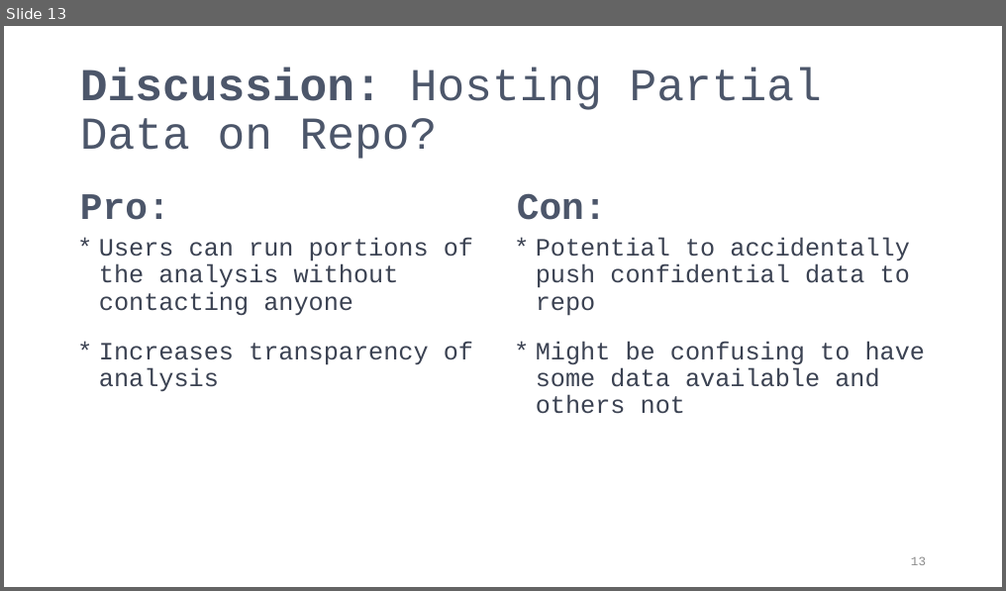
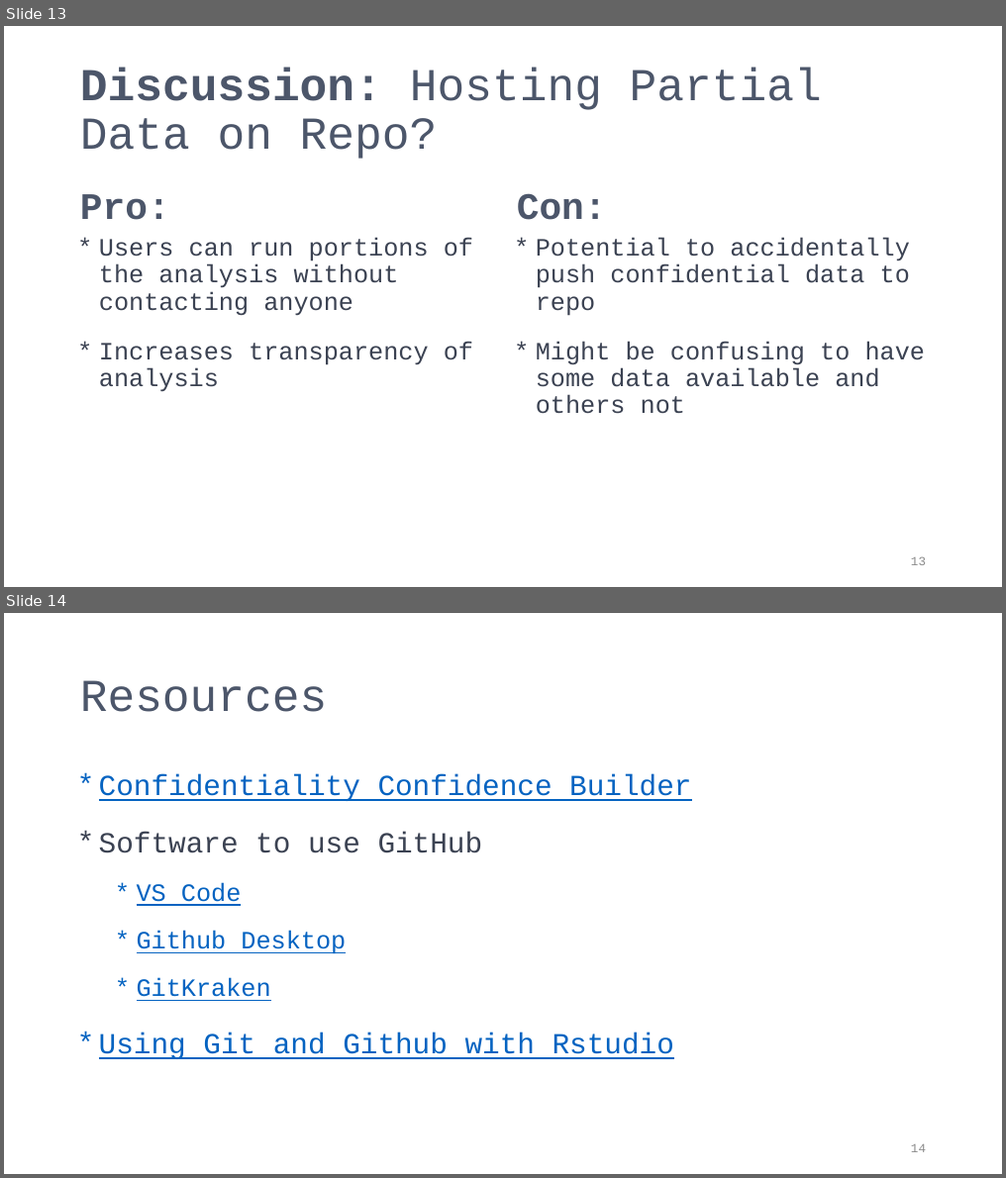
Before and after one commit to PIFSCstockassessments/SAP_github_workflow, a slide deck: docs/GitHub Workflow for SAP.pptx. Shown one above the other, each under a label of ours: slide 13 before the commit, slides 13 and 14 after it. The pictures are 1006x591 and 1006x1178 pixels, drawn with LibreOffice and Linux fonts; fonts in the diff are those of the drawing. Boxes give left, top, right and bottom in pixels: in the first picture for what was removed or moved away, otherwise in the second. Text is boxed around its words. In the diff, an @@ line names an element or a change of style, - is before the commit and + after.

```diff
--- a/docs/GitHub Workflow for SAP.pptx
+++ b/docs/GitHub Workflow for SAP.pptx
@@ slide 14 added at box(4, 613, 1002, 1174), background #FFFFFF @@
@@ title added at box(80, 680, 327, 712), 44 pt, text #4C566A @@
+Resources
@@ text added at box(99, 774, 691, 1059), 28 pt, text #0563C1, underline @@
+* Confidentiality Confidence Builder
+* Software to use GitHub
+  * VS Code
+  * Github Desktop
+  * GitKraken
+* Using Git and Github with Rstudio
@@ page number added at box(911, 1145, 926, 1153), 12 pt, text #8C8C8C @@
+14
```
Also in this commit, not shown: 2 slides changed, 1 slide removed.
